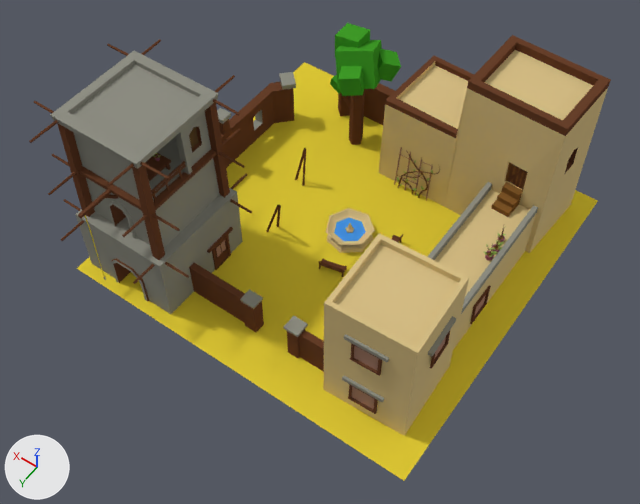
The Blender file WindGame/Assets/Blender/Persia/PersiaModern/Path1Tier4.blend: old version first, new version second.
Both versions are drawn from a 50 mm camera at (-22.4, 34.6, 50.4) aimed at (-1.1, 4.7, 3.5). Arrows for +X, +Y and +Z are at lower left; the lights stay in place.

The older version as bpy lines, for what is in view:
```python
me_plane_021 = bpy.data.meshes.new('Plane.021')
me_plane_021.from_pydata(...)  # 4640 vertices, 3969 faces, 2 loose edges; spans x -13.7..14.9, y -13.7..14.8, z -0.4..14.4
me_plane_021.materials.append(mat_ground)  # yellow #e0ca36
me_plane_021.materials.append(mat_treewood)  # brown #68402b
me_plane_021.materials.append(mat_leafdark)  # green #3f9b28
me_plane_021.materials.append(mat_glass)  # beige #a77f6c
me_plane_021.materials.append(mat_sand)  # brown #7f5729
me_plane_021.materials.append(mat_leaf)  # green #9dbb58
me_plane_021.materials.append(mat_pottery)  # pink #a15c75
me_plane_021.materials.append(mat_concrete)  # grey #8f8f84
me_plane_021.materials.append(mat_houseinside)  # brown #5c452a
me_plane_021.materials.append(mat_window)  # brown #976a58
me_plane_021.materials.append(mat_sandstone)  # yellow #d8c086
me_plane_021.materials.append(mat_water)  # blue #4594e7
ob_path1tier4 = bpy.data.objects.new('Path1Tier4', me_plane_021)
ob_path1tier4.location = (0.0, 0.0, 0.0)
```
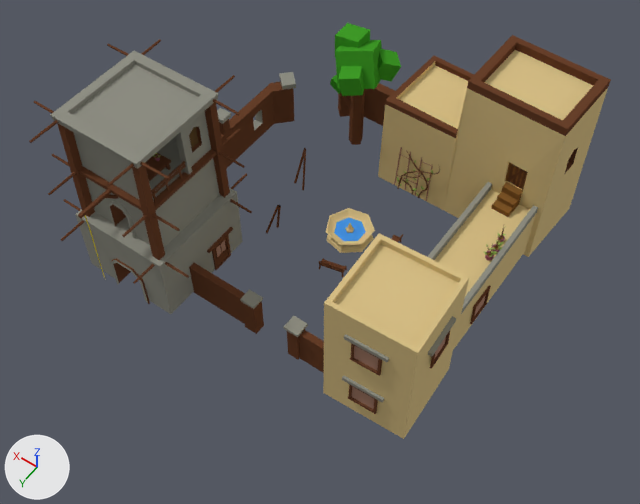
The change, as a diff of the scene's bpy script:
```diff
--- a/WindGame/Assets/Blender/Persia/PersiaModern/Path1Tier4.blend.py
+++ b/WindGame/Assets/Blender/Persia/PersiaModern/Path1Tier4.blend.py
@@ me_plane_021 @@
 me_plane_021.from_pydata(...)  # 4640 vertices, 3969 faces, 2 loose edges; spans x -13.7..14.9, y -13.7..14.8, z -0.4..14.4
 # used by ob_path1tier4; location = (0.0, 0.0, 0.0)
+# me_plane_021 part 1: the loose piece of 4 vertices spanning x -13.7..13.7, y -13.7..13.7, z 0.0 is deleted
 me_plane_021.materials.append(mat_ground)
```

Location of each change, (x1, y1, x2, y2) in pixels of the pictures (640 x 504 px):
'Path1Tier4', reshaped
    before: (29, 23, 611, 481)
    after: (29, 23, 611, 439)
part 1 of me_plane_021, deleted (yellow)
    before: (77, 62, 598, 481)
